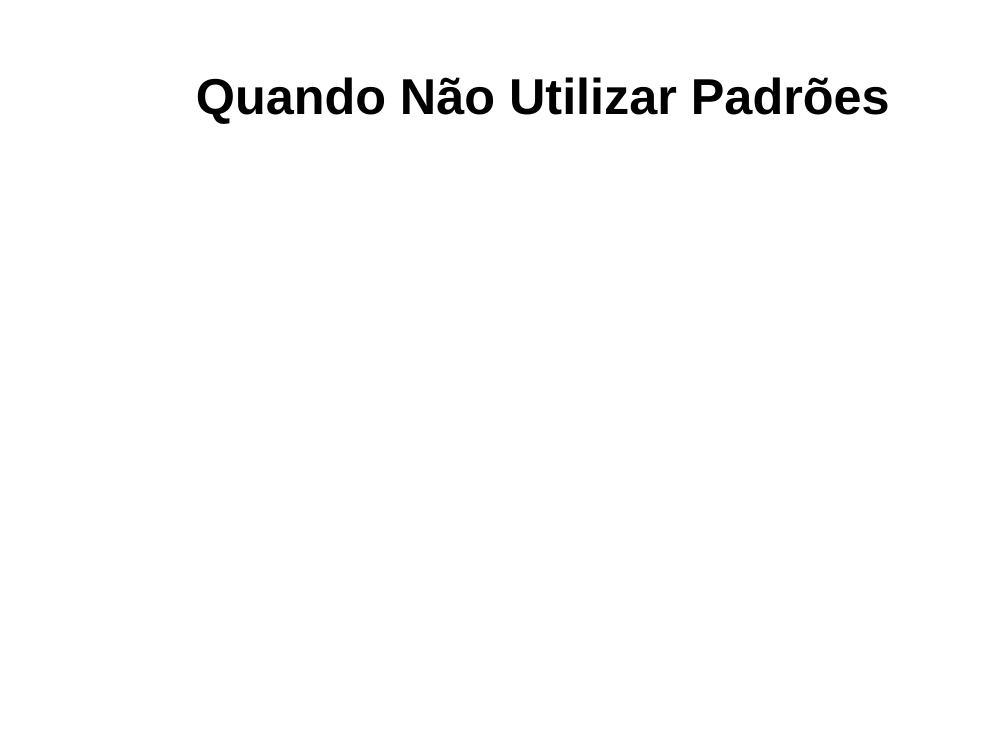
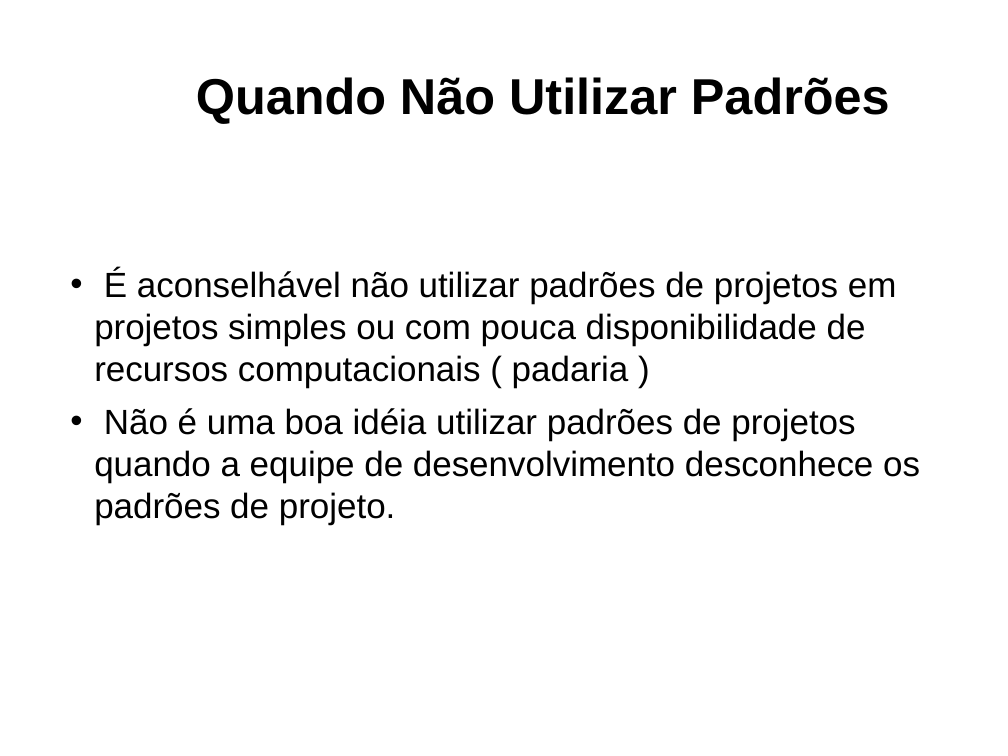
Before and after one commit to DudsNascimento/DuDente, a slide deck: slide 6 of Padroes de Software/Vantagens_Desvantagens.odp (slide 5 before the commit). Drawn at 1008x756 pixels with LibreOffice and Linux fonts; fonts in the diff are those of the drawing; background and template pictures are left out. Boxes give left, top, right and bottom in pixels: in the first picture for what was removed or moved away, otherwise in the second. Text is boxed around its words. In the diff, an @@ line names an element or a change of style, - is before the commit and + after.

```diff
--- a/Padroes de Software/Vantagens_Desvantagens.odp
+++ b/Padroes de Software/Vantagens_Desvantagens.odp
@@ text added at box(94, 269, 920, 525), 25 pt, text #000000 @@
+• É aconselhável não utilizar padrões de projetos em projetos simples ou com pouca disponibilidade de recursos computacionais ( padaria )
+• Não é uma boa idéia utilizar padrões de projetos quando a equipe de desenvolvimento desconhece os padrões de projeto.
```
Also in this commit, not shown: 2 other slides changed, 2 slides added, 1 slide removed.
